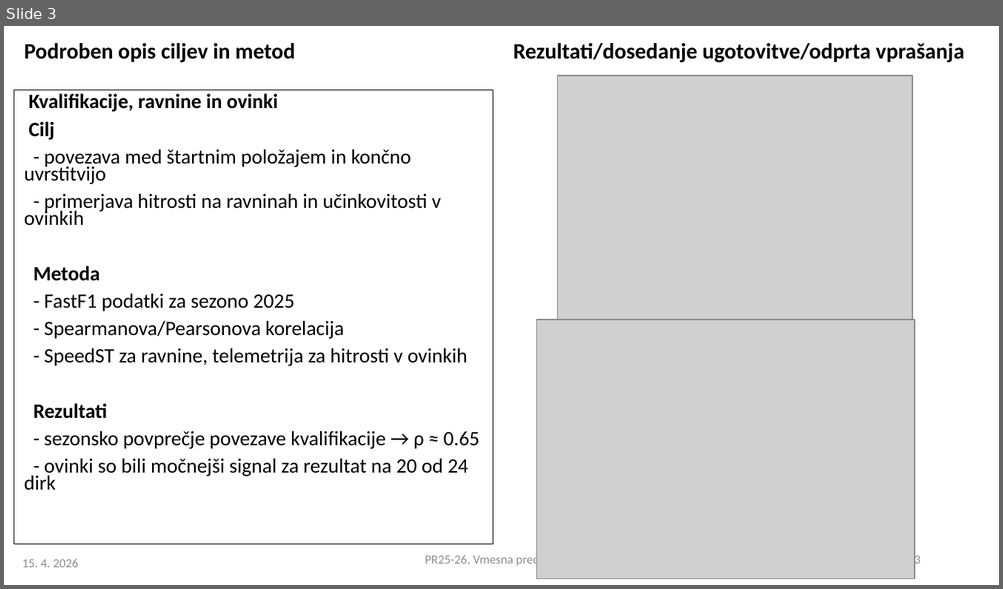
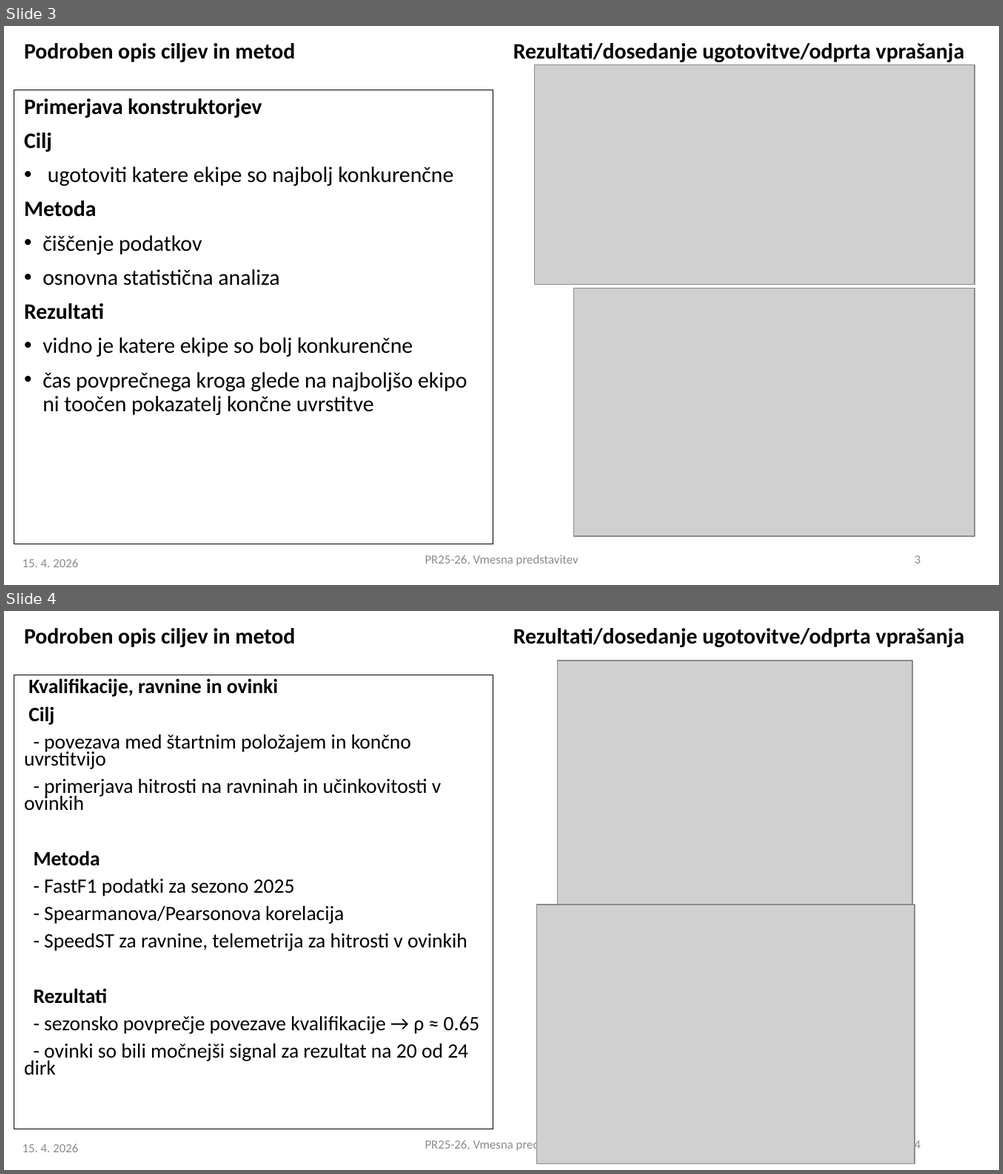
Before and after one commit to matic-zakelj/PR2610, a slide deck: PR2025-26_VMESNA_10.pptx. Shown one above the other, each under a label of ours: slide 3 before the commit, slides 3 and 4 after it. The pictures are 1003x589 and 1003x1174 pixels, drawn with LibreOffice and Linux fonts; fonts in the diff are those of the drawing; grey boxes stand for pictures. Boxes give left, top, right and bottom in pixels: in the first picture for what was removed or moved away, otherwise in the second. Text is boxed around its words. In the diff, an @@ line names an element or a change of style, - is before the commit and + after.

```diff
--- a/PR2025-26_VMESNA_10.pptx
+++ b/PR2025-26_VMESNA_10.pptx
@@ slide 3 added at bbox=[4, 26, 999, 585], background #FFFFFF @@
@@ text added at bbox=[24, 43, 295, 62], 16 pt, text #000000, bold @@
+Podroben opis ciljev in metod
@@ text added at bbox=[513, 43, 965, 62], 16 pt, text #000000, bold @@
+Rezultati/dosedanje ugotovitve/odprta vprašanja
@@ picture added at bbox=[534, 64, 975, 284] @@
@@ text added at bbox=[14, 90, 493, 544], outline #000000 0.75 pt, 16 pt, text #000000 @@
+Primerjava konstruktorjev
+Cilj
+• ugotoviti katere ekipe so najbolj konkurenčne
+Metoda
+• čiščenje podatkov
+• osnovna statistična analiza
+Rezultati
+• vidno je katere ekipe so bolj konkurenčne
+• čas povprečnega kroga glede na najboljšo ekipo ni toočen pokazatelj končne uvrstitve
@@ picture added at bbox=[573, 289, 973, 537] @@
@@ text added at bbox=[425, 555, 578, 566], 9 pt, text #8C8C8C @@
+PR25-26, Vmesna predstavitev
@@ page number added at bbox=[914, 556, 921, 564], 9 pt, text #8C8C8C @@
+3
@@ text added at bbox=[22, 559, 78, 568], 9 pt, text #8C8C8C @@
+15. 4. 2026
@@ what was slide 3 is now slide 4 @@
@@ page number at bbox=[914, 1139, 921, 1153]: text changed @@
-3
+4
```
Also in this commit, not shown: 2 slides changed, 3 other files.
